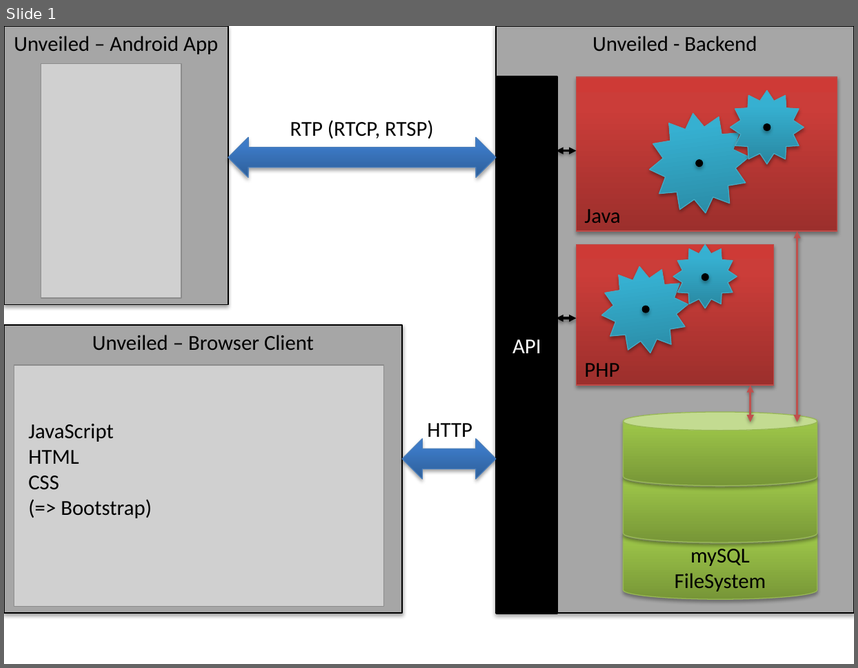
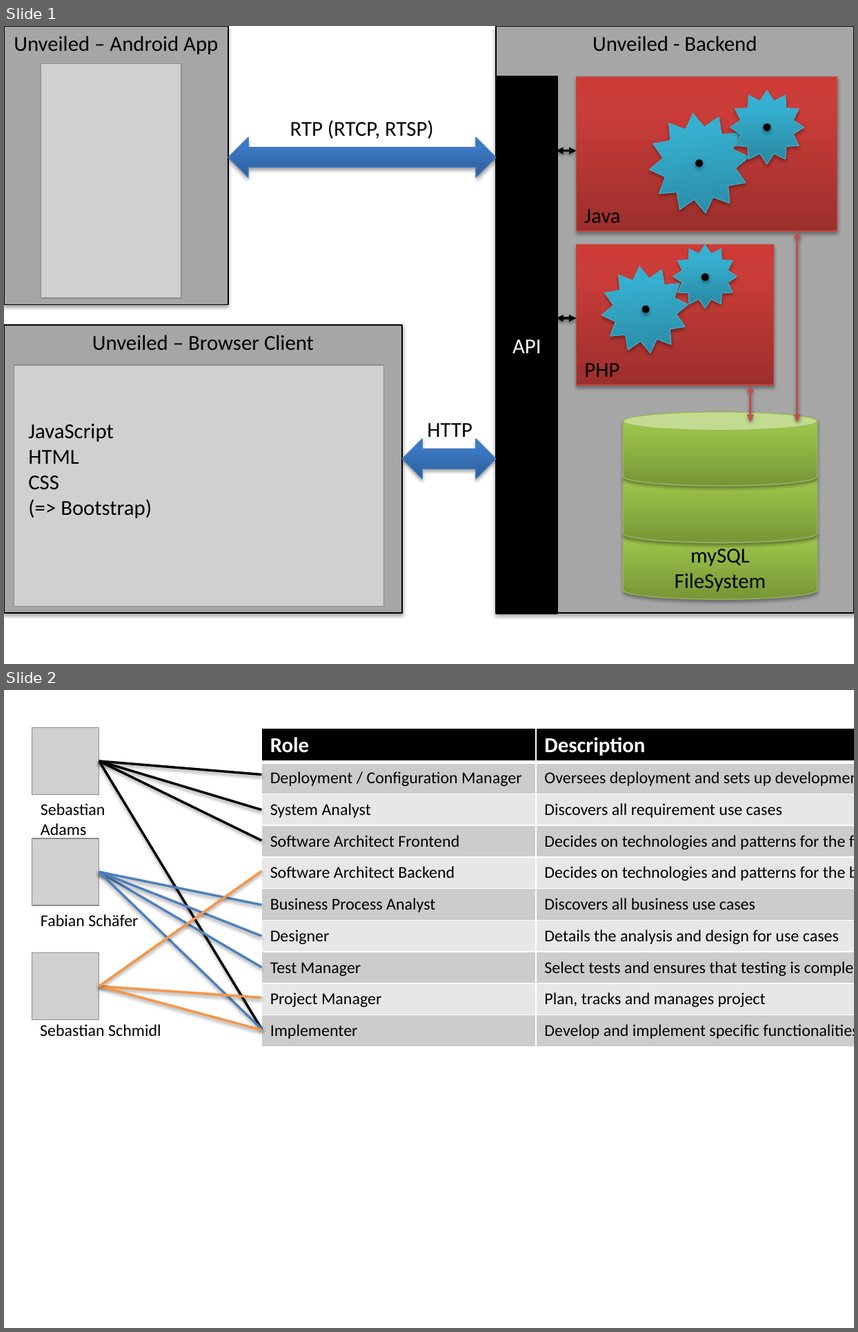
Before and after one commit to SAS-Systems/Unveiled-Documentation, a slide deck: Dokumente/Layouts.pptx. Shown one above the other, each under a label of ours: slide 1 before the commit, slides 1 and 2 after it. The pictures are 858x668 and 858x1332 pixels, drawn with LibreOffice and Linux fonts; fonts in the diff are those of the drawing; grey boxes stand for pictures. Boxes give left, top, right and bottom in pixels: in the first picture for what was removed or moved away, otherwise in the second. Text is boxed around its words. In the diff, an @@ line names an element or a change of style, - is before the commit and + after.

```diff
--- a/Dokumente/Layouts.pptx
+++ b/Dokumente/Layouts.pptx
@@ slide 2 added at (4,690,854,1328), background #FFFFFF @@
@@ picture added at (32,727,99,795) @@
@@ table added at (261,728,854,1046), 10 rows, 2 columns @@
+Role | Description
+Deployment / Configuration Manager | Oversees deployment and sets up development environment
+System Analyst | Discovers all requirement use cases
+Software Architect Frontend | Decides on technologies and patterns for the frontend
+Software Architect Backend | Decides on technologies and patterns for the backend
+Business Process Analyst | Discovers all business use cases
+Designer | Details the analysis and design for use cases
+Test Manager | Select tests and ensures that testing is complete
+Project Manager | Plan, tracks and manages project
+Implementer | Develop and implement specific functionalities
@@ line added from (99, 761) to (261, 810), #000000 2 pt @@
@@ line added from (99, 761) to (261, 774), #000000 2 pt @@
@@ line added from (99, 761) to (261, 1029), #000000 2 pt @@
@@ line added from (99, 761) to (261, 840), #000000 2 pt @@
@@ text added at (41,803,105,840), 14 pt, text #000000 @@
+Sebastian
+Adams
@@ picture added at (32,839,99,906) @@
@@ line added from (99, 872) to (261, 905), #4F81BD 2 pt @@
@@ line added from (99, 872) to (261, 967), #4F81BD 2 pt @@
@@ line added from (99, 872) to (261, 936), #4F81BD 2 pt @@
@@ line added from (99, 872) to (261, 1029), #4F81BD 2 pt @@
@@ line added from (99, 986) to (261, 871), #F79646 2 pt @@
@@ text added at (41,912,138,926), 14 pt, text #000000 @@
+Fabian Schäfer
@@ picture added at (32,953,99,1020) @@
@@ line added from (99, 986) to (261, 998), #F79646 2 pt @@
@@ line added from (99, 986) to (261, 1030), #F79646 2 pt @@
@@ text added at (40,1024,161,1036), 14 pt, text #000000 @@
+Sebastian Schmidl
```
Also in this commit, not shown: 1 other file.
